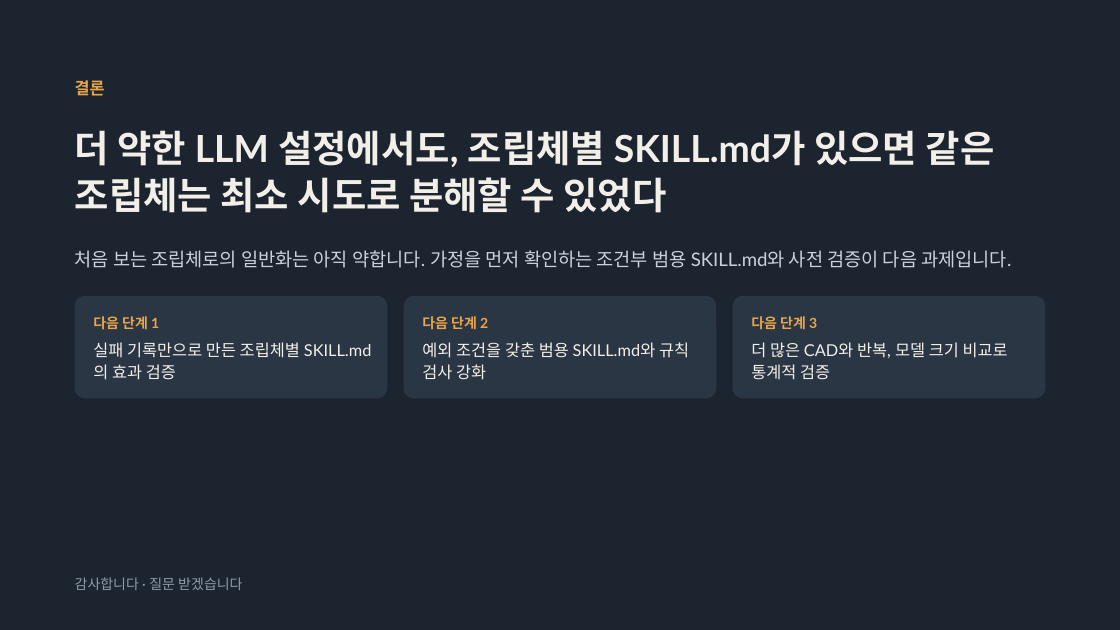
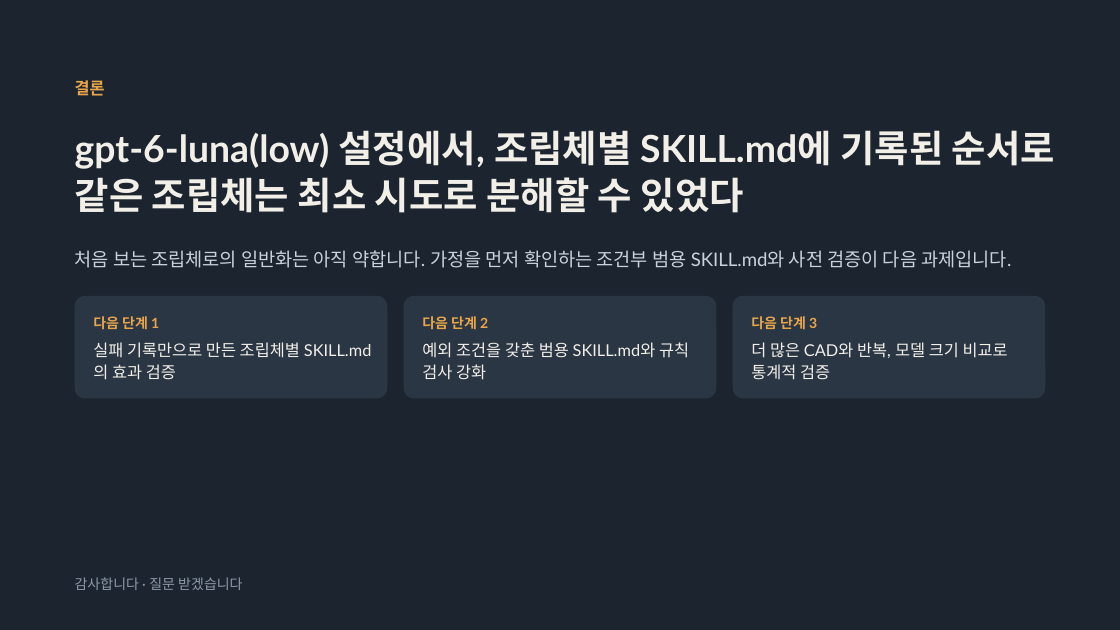
Before and after one commit to papuagigi/disassembly-planner-research, a slide deck: slide 15 of results/repair_v7_3/presentation/v7.3_발표자료.pptx. Drawn at 1120x630 pixels with LibreOffice and Linux fonts; fonts in the diff are those of the drawing. Boxes give left, top, right and bottom in pixels: in the first picture for what was removed or moved away, otherwise in the second. Text is boxed around its words. In the diff, an @@ line names an element or a change of style, - is before the commit and + after.

```diff
--- a/results/repair_v7_3/presentation/v7.3_발표자료.pptx
+++ b/results/repair_v7_3/presentation/v7.3_발표자료.pptx
@@ title at bbox=[75, 130, 1055, 213]: text changed @@
-더 약한 LLM 설정에서도, 조립체별 SKILL.md가 있으면 같은 조립체는 최소 시도로 분해할 수 있었다
+gpt-6-luna(low) 설정에서, 조립체별 SKILL.md에 기록된 순서로 같은 조립체는 최소 시도로 분해할 수 있었다
```
Also in this commit, not shown: 9 other slides changed, 10 other files.
